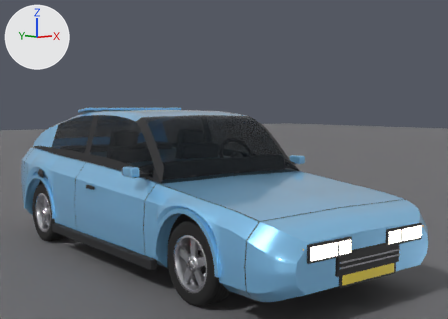
The Blender file assets/blender/civik.blend: old version first, new version second.
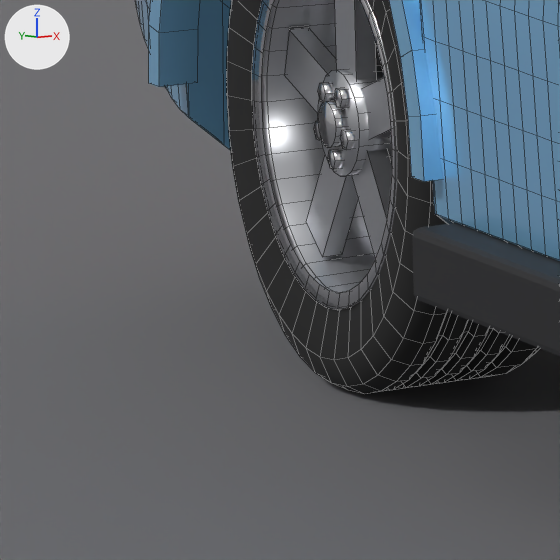
The first picture shows the older version from a camera (50 mm lens) standing at (-3.17, -4.59, 1.36) and looking at (0.26, -0.2, 0.88). The close-ups show the older and then the newer version on the part from 2% to 15% of the width and 63% to 81% of the height of that picture. Only the edits that show in the close-ups are written down. The axes (+X, +Y, +Z) are drawn at upper left. The lights are the same throughout. The close-ups show mesh edges as thin lines.

Before the edit, the objects in view are built like this:
```python
me_flare_rr = bpy.data.meshes.new('flare_RR')
me_flare_rr.from_pydata(...)  # 76 vertices, 74 faces; spans x -0.858..-0.814, y 0.997..1.763, z 0.29..0.673
me_flare_rr.polygons.foreach_set('use_smooth', [True] * 74)
me_flare_rr.materials.append(mat_paint)  # blue #8fd3ff
me_ground = bpy.data.meshes.new('Ground')
me_ground.from_pydata([(-30.0, -30.0, 0.0), (30.0, -30.0, 0.0), (30.0, 30.0, 0.0), (-30.0, 30.0, 0.0)], [], [(0, 1, 2, 3)])
me_ground.materials.append(mat_ground)  # grey #6f6f73
me_wheel_rr = bpy.data.meshes.new('wheel_RR')
me_wheel_rr.from_pydata(...)  # 1516 vertices, 1286 faces; spans x -0.1..0.1, y -0.29..0.29, z -0.29..0.29
# faces by material slot: [920, 172, 172, 22]
me_wheel_rr.materials.append(mat_tyre)  # black #1d1d1d
me_wheel_rr.materials.append(mat_rim)  # light grey #ced0d4
me_wheel_rr.materials.append(mat_chrome)  # white #e7e7ea
me_wheel_rr.materials.append(mat_trim)  # black #242427
ob_flare_rr = bpy.data.objects.new('flare_RR', me_flare_rr)
ob_flare_rr.parent = ob_civik
ob_flare_rr.location = (0.0, 0.0, 0.0)
ob_ground = bpy.data.objects.new('Ground', me_ground)
ob_ground.location = (0.0, 0.0, 0.0)
ob_wheel_rr = bpy.data.objects.new('wheel_RR', me_wheel_rr)
ob_wheel_rr.parent = ob_hub_rr
ob_wheel_rr.location = (0.0, 0.0, 0.0)
# also in view: 'skirt_R' at (-0.85, 0.1, 0.21); 'quarter_R' at (-0.78, 1.19, 0.54)
```
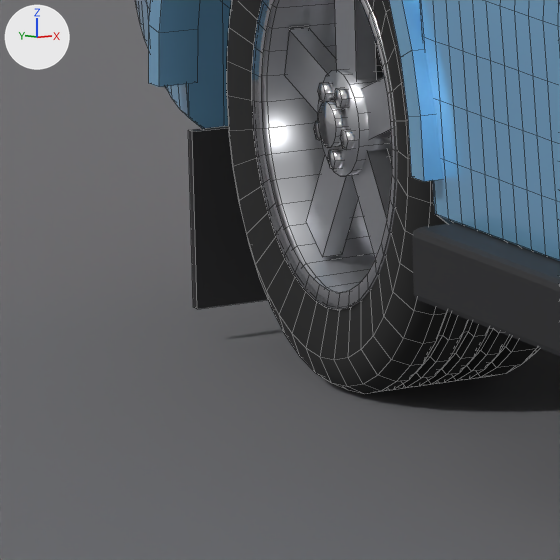
Changed parts and their boxes (x1, y1, x2, y2) in the close-ups (560 x 560 px):
```json
{"object": "mudflap_RR", "change": "added", "after": [188, 126, 268, 309], "on screen": "black"}
```

Edits to the scene script, one JSON object a line:
```json
{"op": "add", "block": "me_mudflap_rr", "code": ["me_mudflap_rr = bpy.data.meshes.new('mudflap_RR')", "me_mudflap_rr.from_pydata(...)  # a box spanning x -0.11..0.11, y -0.006..0.006, z -0.1..0.1", "me_mudflap_rr.materials.append(mat_trim)  # black #242427"]}
{"op": "add", "block": "ob_mudflap_rr", "code": ["ob_mudflap_rr = bpy.data.objects.new('mudflap_RR', me_mudflap_rr)", "ob_mudflap_rr.parent = ob_civik", "ob_mudflap_rr.location = (-0.72, 1.715, 0.14)"]}
```
